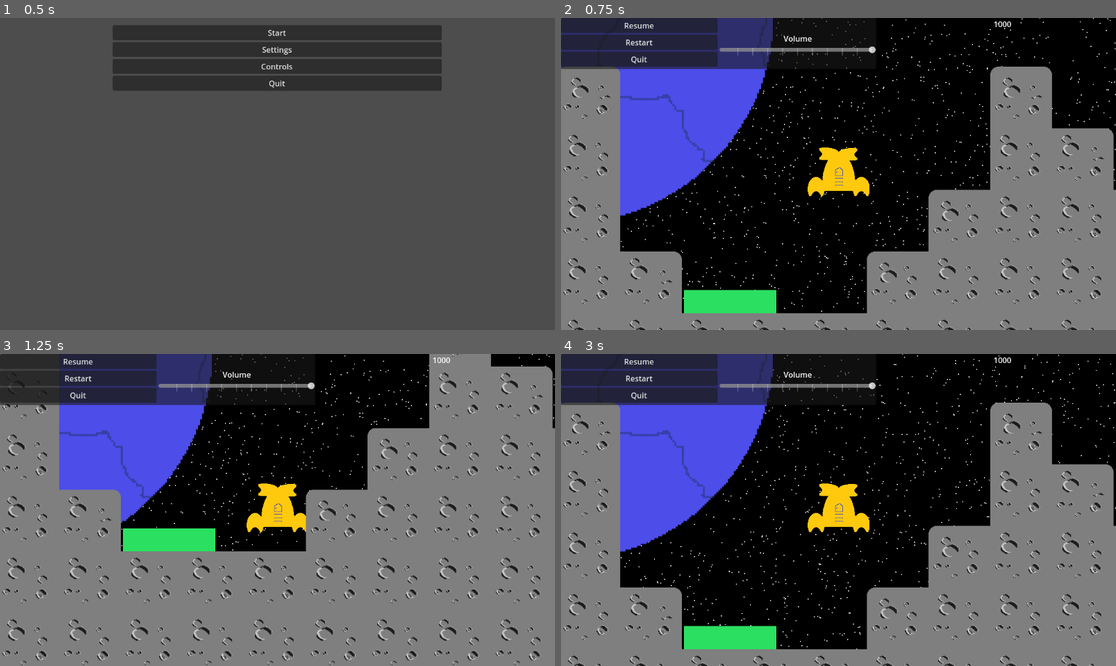
Above: before the commit, frames 1-4 (two rows, left to right).
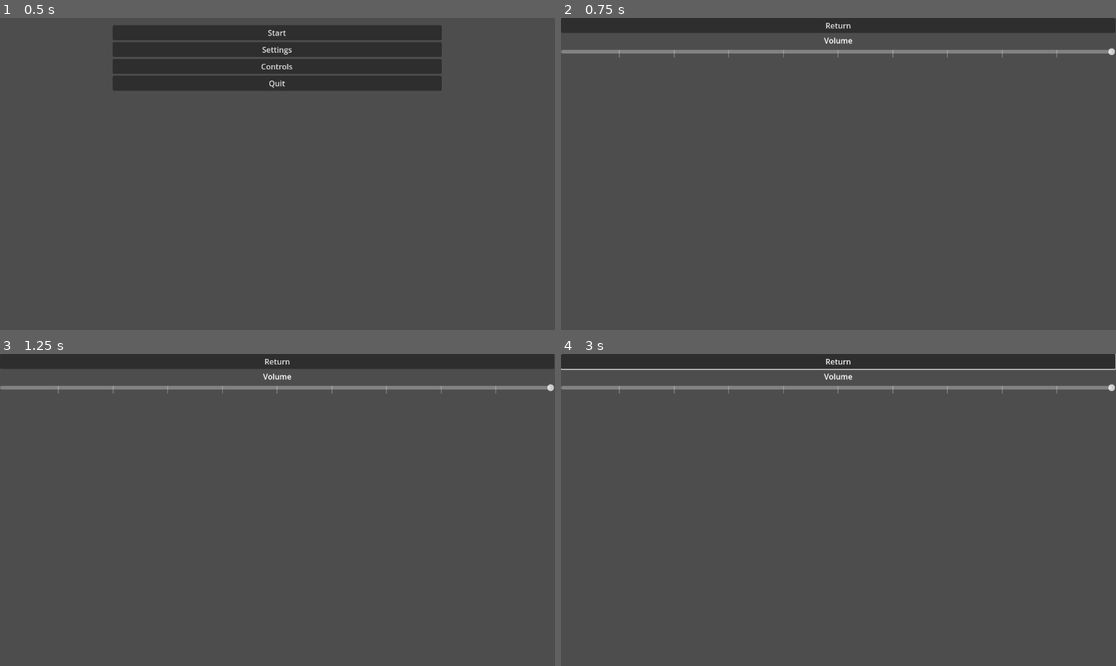
Above: after the commit, the same moments.

Repository: acidmath/DialIt
Game: Godot game, scene res://GameManager.tscn
Two runs of this game, one before a commit and one after it. Both use one fixed random seed, a clock stepped at 60 frames per second and the inputs below. Sound files missing from this copy of the repository are replaced by a short silence.
Inputs (mouse positions are in pixels of both pictures, inside the frame that each line leads up to):
- Up to frame 1 (0.5 s): no input
- Up to frame 2 (0.75 s): click "Start" at 0.5 s
- Up to frame 3 (1.25 s): no input
- Up to frame 4 (3 s): click (838, 360) at 1.25 s, where only the run after the commit has a clickable "Return"; click (638, 378) at 2 s, where only the run before the commit has a clickable "Restart"; click (838, 369) at 2.75 s, where only the run before the commit has a clickable "Start"

Frame 1 is identical in both runs. In frame 2, 98% of the frame differs, in the area x 0-100%, y 0-100%; in frame 3, 97%; in frame 4, 98%.

Commit message:
working on settings menu

Diff:
--- a/game_manager.gd
+++ b/game_manager.gd
@@ -3,7 +3,7 @@
 var menuScene = preload("res://start_menu.tscn")
 var menuSceneInstance : StartMenu
 
-var gameScene = preload("res://Main.tscn")
+var gameScene = preload("res://settings_menu.tscn")
 
 # Called when the node enters the scene tree for the first time.
 func _ready() -> void:
@@ -11,6 +11,7 @@
 	add_child(menuSceneInstance)
 
 	menuSceneInstance.start_game.connect(start_game)
+	menuSceneInstance.quit_game.connect(quit_game)
 
 func start_game():
 	remove_child(menuSceneInstance)
@@ -18,3 +19,7 @@
 
 	var gameSceneInstance = gameScene.instantiate()
 	add_child(gameSceneInstance)
+
+func quit_game():
+	print("quit")
+	get_tree().quit()
--- /dev/null
+++ b/settings_menu.gd
@@ -0,0 +1,6 @@
+extends Control
+
+signal settings_return()
+
+func return_button_pressed():
+	emit_signal("settings_return")
--- /dev/null
+++ b/settings_menu.tscn
@@ -0,0 +1,39 @@
+[gd_scene load_steps=2 format=3 uid="uid://b8vb8n86rumjv"]
+
+[ext_resource type="Script" path="res://settings_menu.gd" id="1_4b43q"]
+
+[node name="Control" type="Control"]
+layout_mode = 3
+anchors_preset = 15
+anchor_right = 1.0
+anchor_bottom = 1.0
+grow_horizontal = 2
+grow_vertical = 2
+script = ExtResource("1_4b43q")
+
+[node name="VBoxContainer" type="VBoxContainer" parent="."]
+layout_mode = 1
+anchors_preset = 10
+anchor_right = 1.0
+offset_right = -1.0
+offset_bottom = 421.0
+
+[node name="ReturnButton" type="Button" parent="VBoxContainer"]
+layout_mode = 2
+text = "Return"
+
+[node name="VolumeContainer" type="VBoxContainer" parent="VBoxContainer"]
+layout_mode = 2
+size_flags_horizontal = 3
+alignment = 1
+
+[node name="VolumeLabel" type="Label" parent="VBoxContainer/VolumeContainer"]
+layout_mode = 2
+text = "Volume"
+horizontal_alignment = 1
+
+[node name="VolumeSlider" type="HSlider" parent="VBoxContainer/VolumeContainer"]
+layout_mode = 2
+max_value = 10.0
+value = 10.0
+tick_count = 11
--- a/start_menu.gd
+++ b/start_menu.gd
@@ -2,6 +2,10 @@
 class_name StartMenu
 
 signal start_game()
+signal quit_game()
 
 func start_button_pressed():
 	emit_signal("start_game")
+
+func quit_button_pressed():
+	emit_signal("quit_game")
--- a/start_menu.tscn
+++ b/start_menu.tscn
@@ -38,3 +38,4 @@
 text = "Quit"
 
 [connection signal="pressed" from="VBoxContainer/StartButton" to="." method="start_button_pressed"]
+[connection signal="pressed" from="VBoxContainer/QuitButton" to="." method="quit_button_pressed"]
